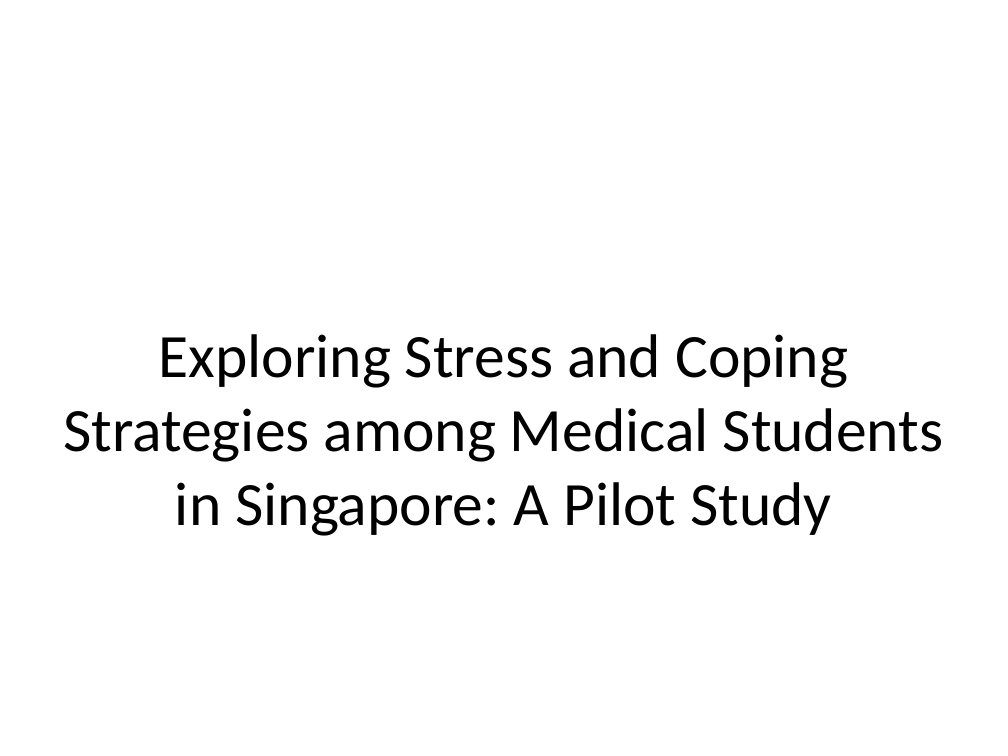
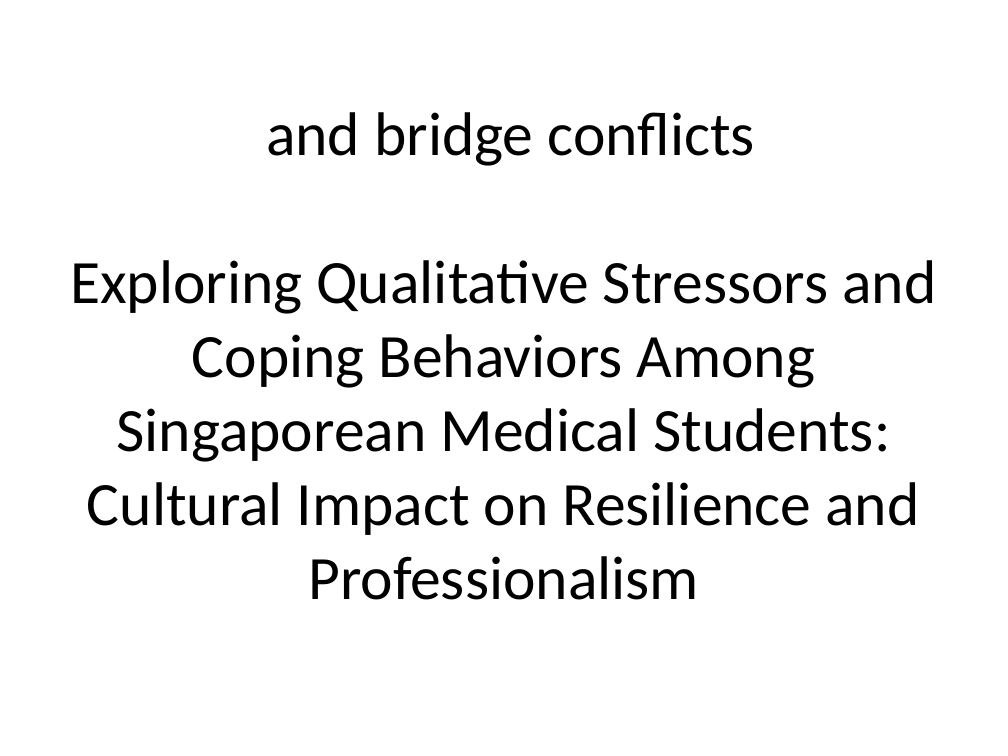
Before and after one commit to RowenTey/lazy-docs, a slide deck: slide 1 of web-app/public/research.ppt. Drawn at 1008x756 pixels with LibreOffice and Linux fonts; fonts in the diff are those of the drawing. Boxes give left, top, right and bottom in pixels: in the first picture for what was removed or moved away, otherwise in the second. Text is boxed around its words. In the diff, an @@ line names an element or a change of style, - is before the commit and + after.

```diff
--- a/web-app/public/research.ppt
+++ b/web-app/public/research.ppt
@@ title at box(70, 112, 936, 600): text changed @@
-Exploring Stress and Coping Strategies among Medical Students in Singapore: A Pilot Study
+and bridge conflicts
+Exploring Qualitative Stressors and Coping Behaviors Among Singaporean Medical Students: Cultural Impact on Resilience and Professionalism
```
Also in this commit, not shown: 5 other slides changed, 10 other files.
